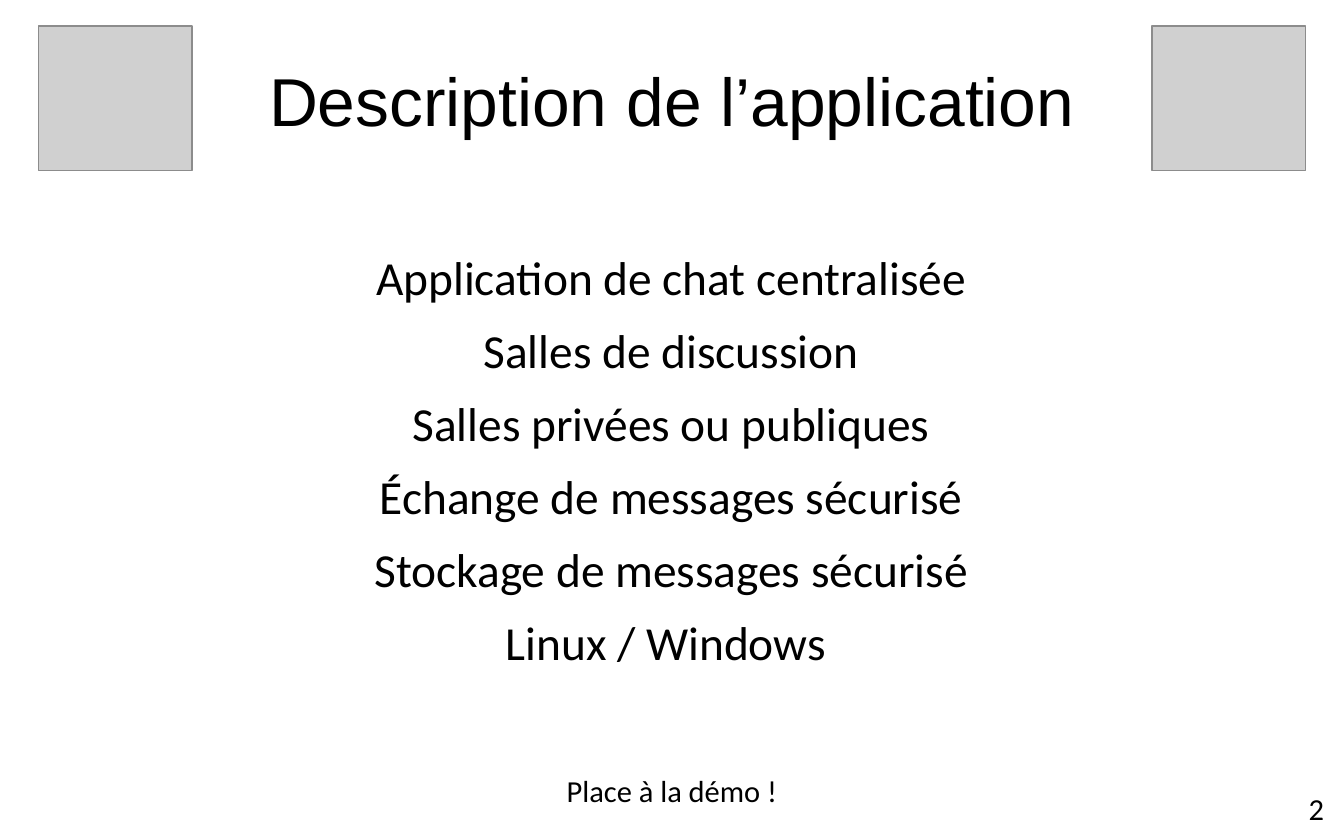
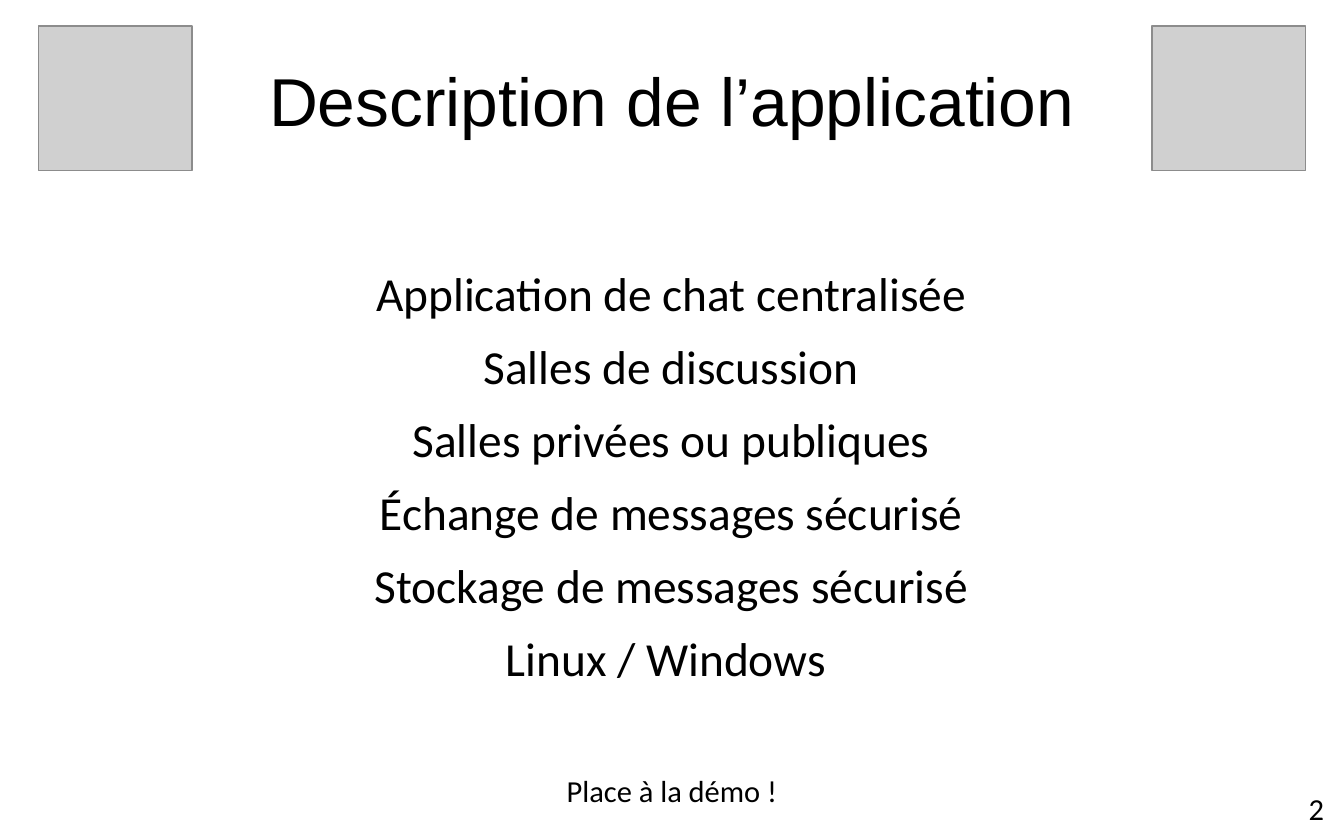
Before and after one commit to edri/ProjetChat2015, a slide deck: slide 3 of Documentation/Présentation/Projet de semestre.pptx. Drawn at 1344x840 pixels with LibreOffice and Linux fonts; fonts in the diff are those of the drawing; grey boxes stand for pictures; background and template pictures are left out. Boxes give left, top, right and bottom in pixels: in the first picture for what was removed or moved away, otherwise in the second. Text is boxed around its words. In the diff, an @@ line names an element or a change of style, - is before the commit and + after.

```diff
--- a/Documentation/Présentation/Projet de semestre.pptx
+++ b/Documentation/Présentation/Projet de semestre.pptx
@@ text "Application de chat centralisée": place and size @@
-text "Application de chat centralisée" at <box>374,262,967,661</box>
+text "Application de chat centralisée" at <box>374,278,967,677</box>
```
Also in this commit, not shown: 2 other slides changed, 2 other files.
